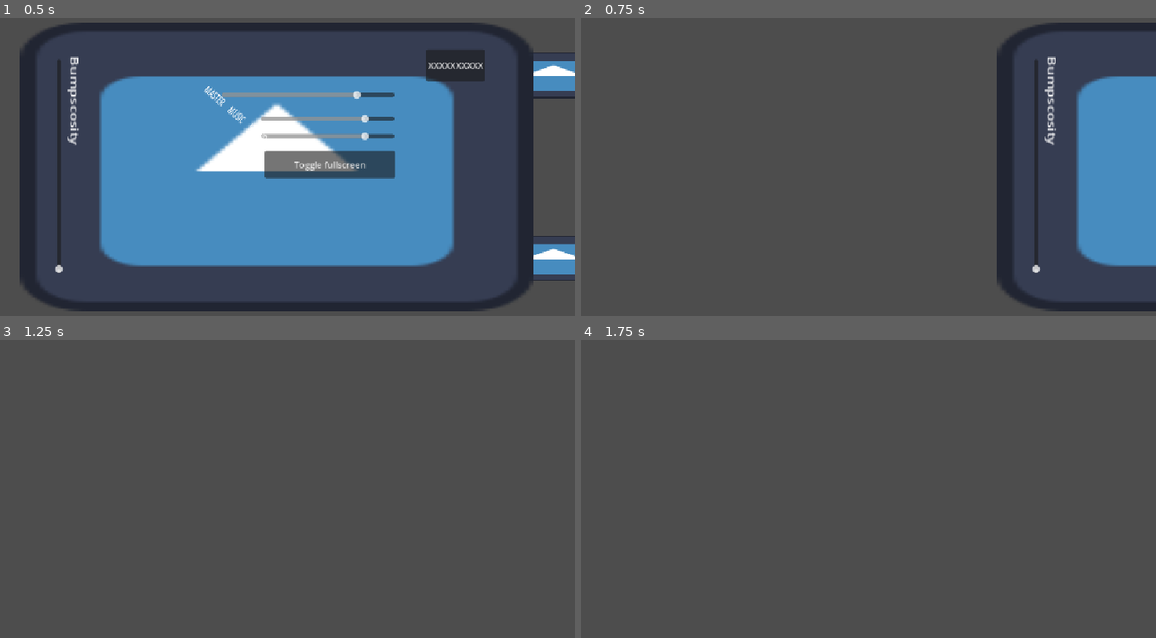
Above: before the commit, frames 1-4 (two rows, left to right).
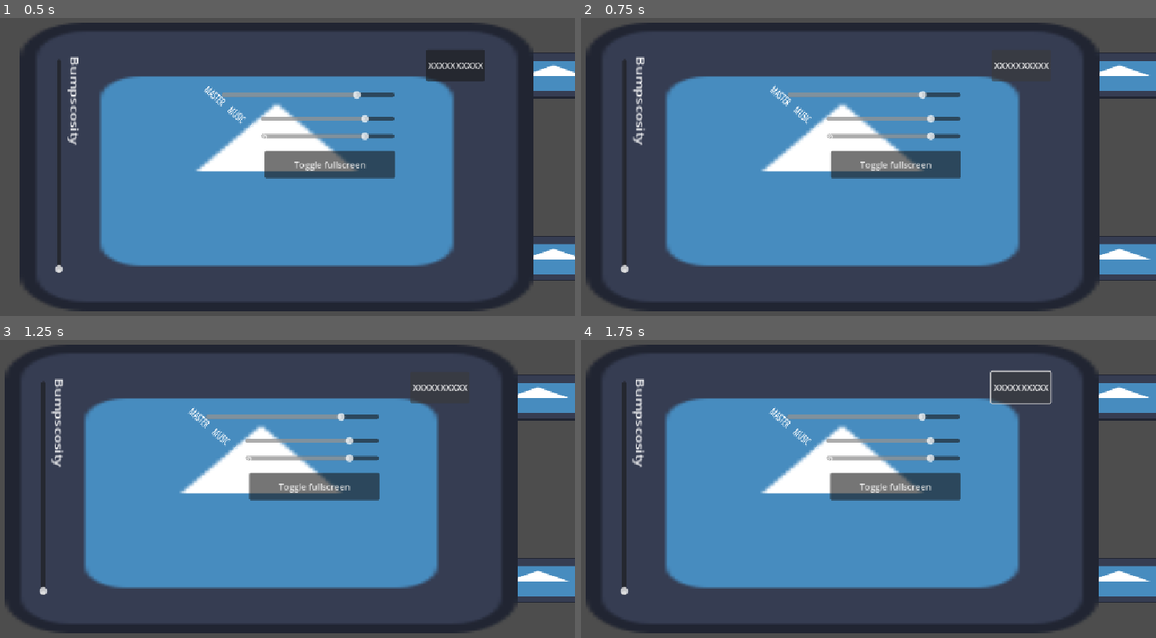
Above: after the commit, the same moments.

Repository: ShockedEmoji/whos-up-grandma
Game: Godot game, scene res://scenes/menu/settings.tscn
Same seed, same stepped clock (60 frames per second), same inputs: the game is played once before the commit and once after it. This scene is started directly instead of the project's main scene. The engine's default icon, where the game draws it, is replaced by a stand-in: a white triangle on a blue panel in a dark square.
Inputs:
- Up to frame 1 (0.5 s): no input
- Up to frame 2 (0.75 s): click "XXXXXXXXXX" at 0.5 s
- Up to frame 3 (1.25 s): no input
- Up to frame 4 (1.75 s): tap Enter at 1.25 s; hold Right (right) from 1.28 s (still down); tap Z (confirm) at 1.35 s; tap Up (up) at 1.52 s

Frame 1 is identical in both runs. In frame 2, 60% of the frame differs, in the area x 0-100%, y 1-99%; in frame 3, 53%; in frame 4, 53%.
Error before the commit: Invalid assignment of property or key 'are_buttons_legal' with value of type 'bool' on a base object of type 'Window'. (res://scripts/settings.gd:53)
Error after the commit: Attempt to call function '_play_sound' in base 'null instance' on a null instance. (res://scripts/settings.gd:56)

Commit message:
changed like basically nothing
a

Diff:
--- a/scenes/menu/settings.tscn
+++ b/scenes/menu/settings.tscn
@@ -82,6 +82,7 @@
 offset_top = 182.0
 offset_right = 792.31067
 offset_bottom = 198.0
+step = 5.0
 value = 2.0
 
 [node name="music_slider" type="HSlider" parent="parent" unique_id=1419905602]
@@ -89,6 +90,7 @@
 offset_top = 226.0
 offset_right = 792.31067
 offset_bottom = 242.0
+step = 5.0
 value = 2.0
 
 [node name="sound_slider" type="HSlider" parent="parent" unique_id=514138916]
@@ -96,6 +98,7 @@
 offset_top = 258.0
 offset_right = 792.31067
 offset_bottom = 274.0
+step = 5.0
 value = 2.0
 
 [node name="Label" type="Label" parent="parent" unique_id=547418612]
--- a/scripts/root.gd
+++ b/scripts/root.gd
@@ -246,6 +246,7 @@
 
 const SELECTING = preload("uid://c6gon42n81jua")
 const BEE_VOICE = preload("uid://cva7c4fw4t334")
+const CLICK = preload("uid://dywpiuiweiph5")
 
 func _play_sound(sound: String):
 
@@ -260,6 +261,9 @@
 			print("bee noise")
 			sound_stream = BEE_VOICE
 			volume_alter = 1.0
+		"click":
+			sound_stream = CLICK
+			volume_alter = 1.0
 
 	var player: AudioStreamPlayer = AudioStreamPlayer.new()
 	player.stream = sound_stream
--- a/scripts/settings.gd
+++ b/scripts/settings.gd
@@ -34,12 +34,16 @@
 	else:
 		DisplayServer.window_set_mode(DisplayServer.WINDOW_MODE_WINDOWED)
 
+	$"../.."._play_sound("click")
+
 func _edit_volume(_ignore):
 	DATA.master_volume = master_slider.value / 100.0
 	DATA.music_volume = music_slider.value / 100.0
 	DATA.sound_volume = sound_slider.value / 100.0
 
 	$"../.."._fix_music_volume()
+
+	$"../.."._play_sound("click")
 
 func _save_config(_ignore):
 	DATA.master_volume = master_slider.value / 100.0
@@ -49,8 +53,11 @@
 	$"../.."._fix_music_volume()
 
 func _close():
+	$"../.."._play_sound("click")
+
 	animation_player.play("slide_out")
 	$"..".are_buttons_legal = true
 	await animation_player.animation_finished
 	print_rich("[color=violet]die")
+
 	queue_free()
Not shown, added: audio/Click.mp3.import
Not shown, added: audio/Click.mp3
